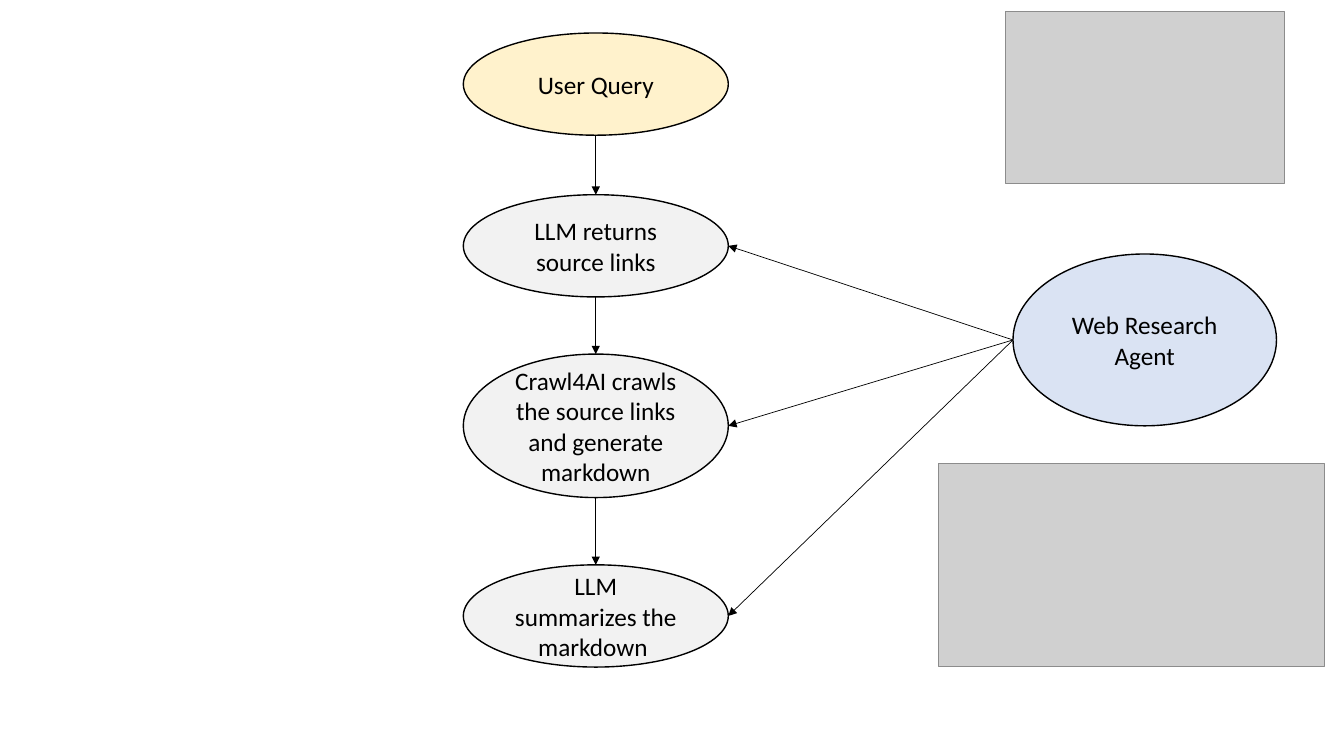
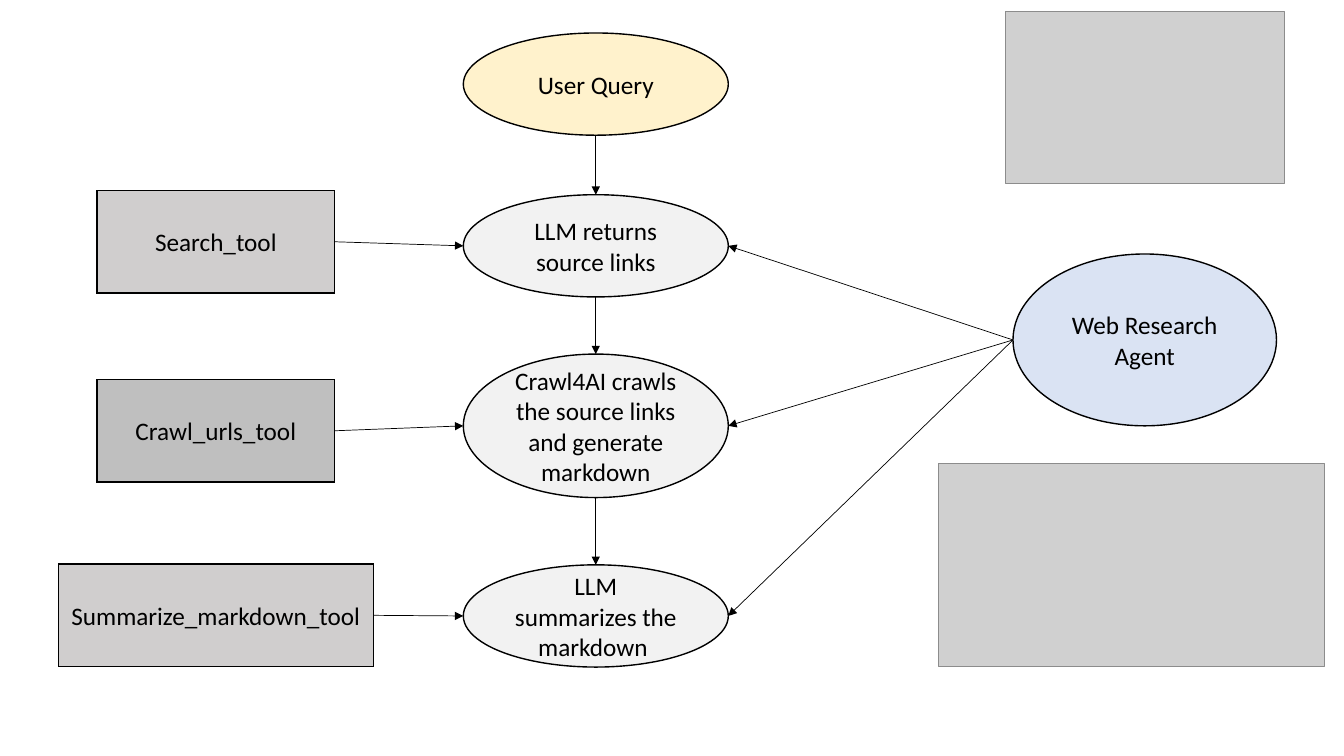
Before and after one commit to saisavya3199/web-research-agent, a slide deck: slide 2 of PPT.pptx. Drawn at 1344x756 pixels with LibreOffice and Linux fonts; fonts in the diff are those of the drawing; grey boxes stand for pictures. Boxes give left, top, right and bottom in pixels: in the first picture for what was removed or moved away, otherwise in the second. Text is boxed around its words. In the diff, an @@ line names an element or a change of style, - is before the commit and + after.

```diff
--- a/PPT.pptx
+++ b/PPT.pptx
@@ rectangle added at <box>97,191,335,292</box>, fill #D0CECE, outline #000000 1 pt, 18 pt, text #000000 @@
+Search_tool
@@ arrow added from (335, 242) to (464, 246), #000000 0.5 pt @@
@@ rectangle added at <box>97,380,335,482</box>, fill #BFBFBF, outline #000000 1 pt, 18 pt, text #000000 @@
+Crawl_urls_tool
@@ arrow added from (335, 431) to (464, 425), #000000 0.5 pt @@
@@ rectangle added at <box>58,565,374,666</box>, fill #D0CECE, outline #000000 1 pt, 18 pt, text #000000 @@
+Summarize_markdown_tool
@@ arrow added from (373, 615) to (464, 616), #000000 0.5 pt @@
```
